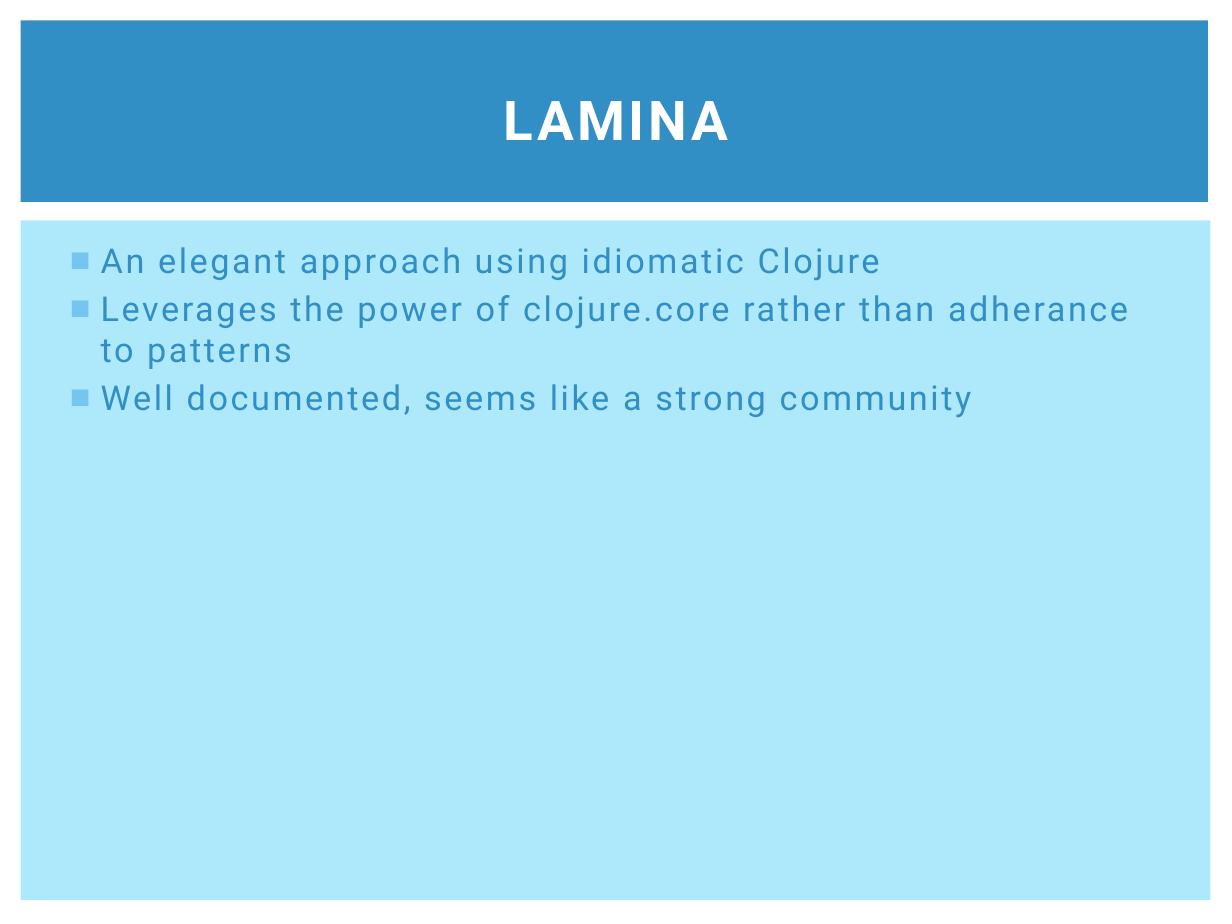
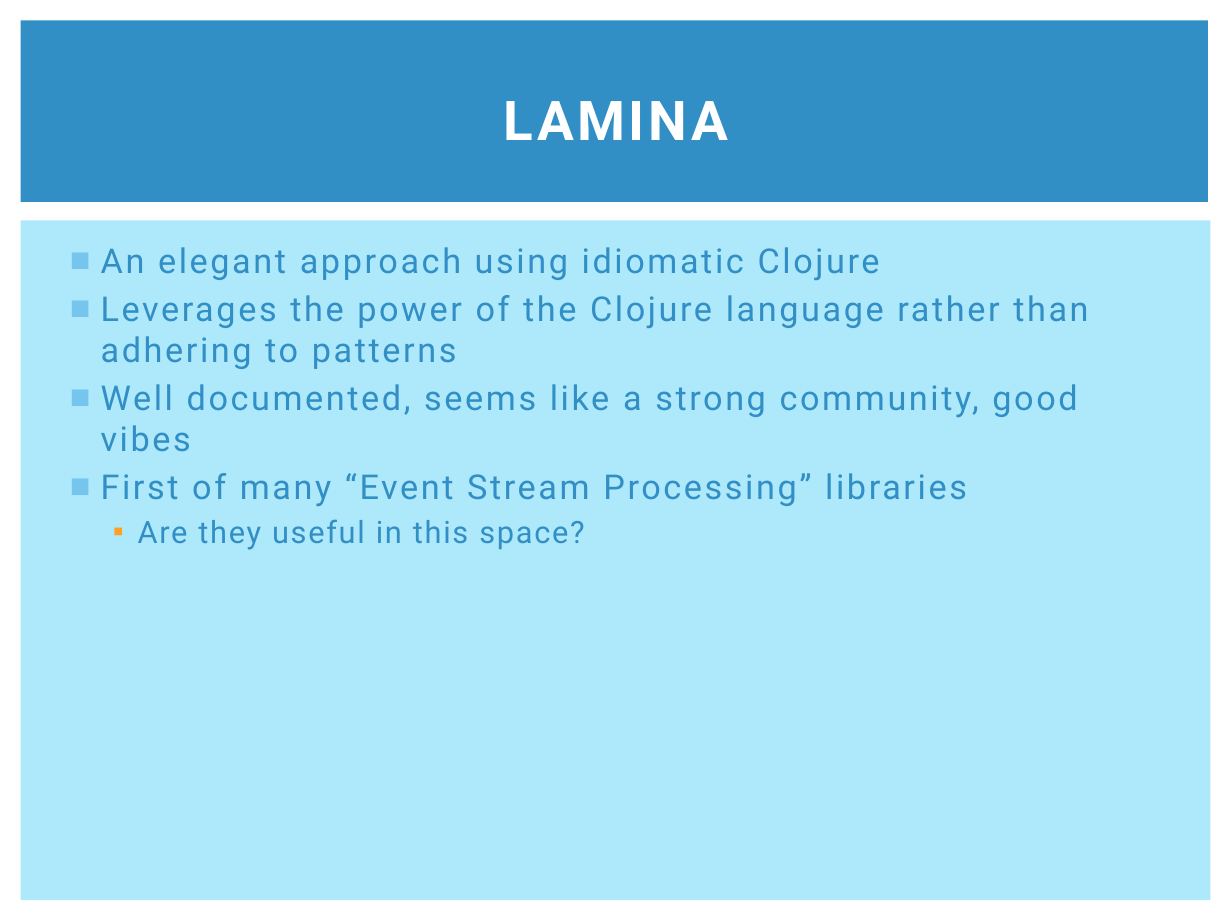
Before and after one commit to clumsyjedi/euroclojure2013, a slide deck: slide 15 of SLIDES.pptx. Drawn at 1232x924 pixels with LibreOffice and Linux fonts; fonts in the diff are those of the drawing. Boxes give left, top, right and bottom in pixels: in the first picture for what was removed or moved away, otherwise in the second. Text is boxed around its words. In the diff, an @@ line names an element or a change of style, - is before the commit and + after.

```diff
--- a/SLIDES.pptx
+++ b/SLIDES.pptx
@@ text at bbox=[101, 295, 1088, 550]: text changed @@
-■ Leverages the power of clojure.core rather than adherance to patterns
-■ Well documented, seems like a strong community
+■ Leverages the power of the Clojure language rather than adhering to patterns
+■ Well documented, seems like a strong community, good vibes
+■ First of many “Event Stream Processing” libraries
+  ▪ Are they useful in this space?
```
Also in this commit, not shown: 12 other slides changed, 28 other files.
